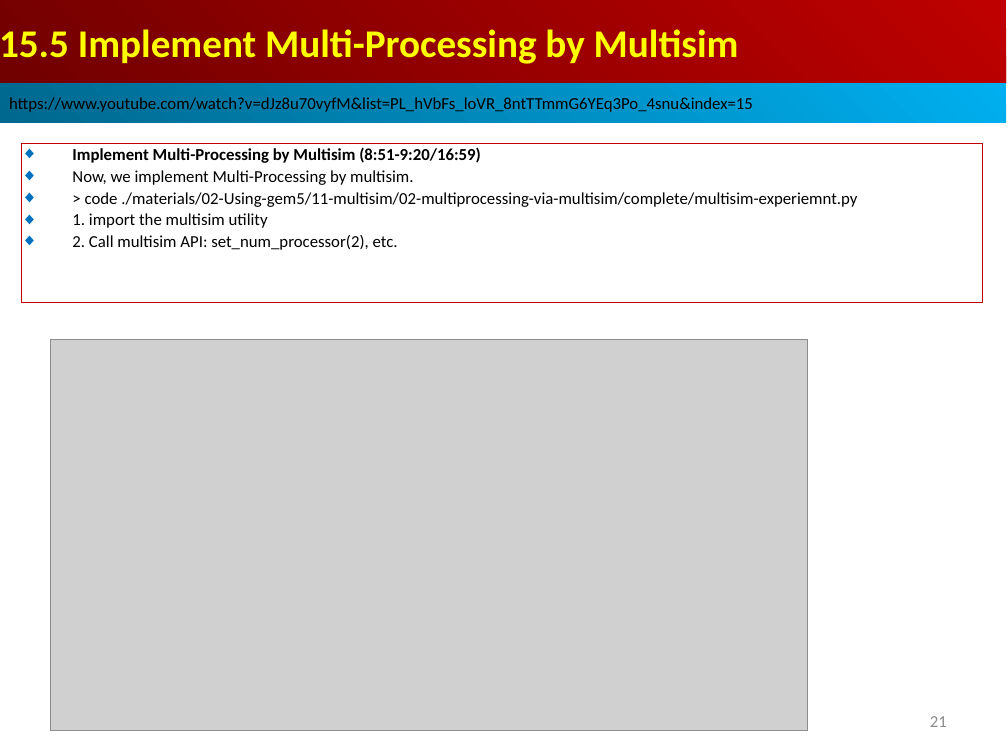
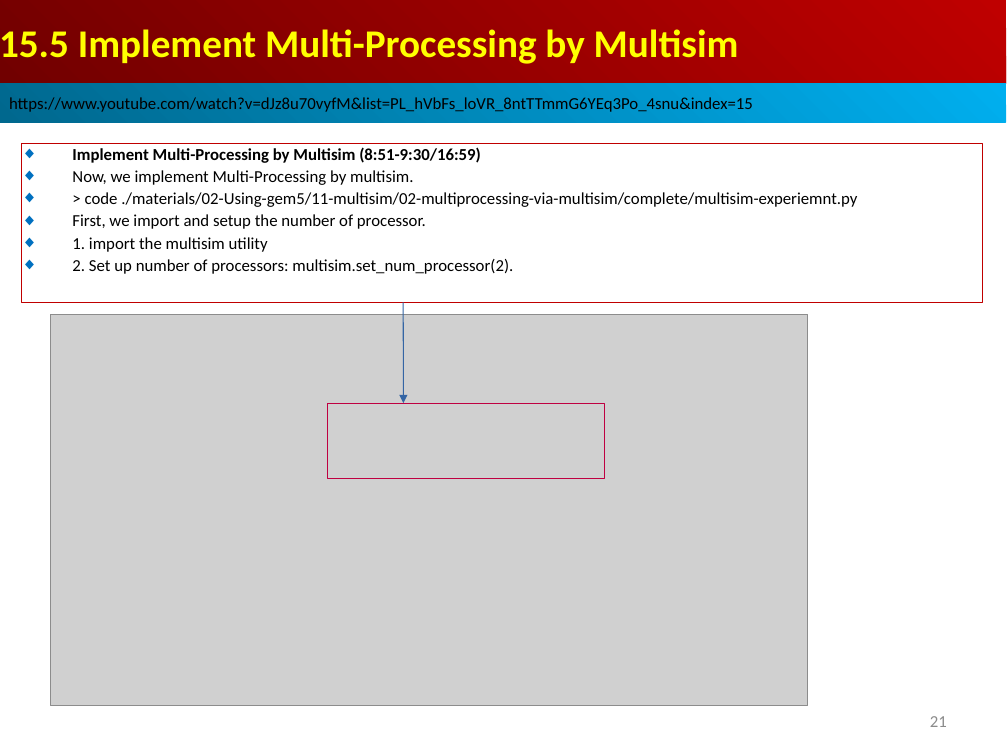
Before and after one commit to peterhchen/AIU_CS850_Gem5_McPAT, a slide deck: slide 21 of 050_Gem5/015.MultiSim/000_Video/015.MultiSim.ppt. Drawn at 1008x756 pixels with LibreOffice and Linux fonts; fonts in the diff are those of the drawing; grey boxes stand for pictures. Boxes give left, top, right and bottom in pixels: in the first picture for what was removed or moved away, otherwise in the second. Text is boxed around its words. In the diff, an @@ line names an element or a change of style, - is before the commit and + after.

```diff
--- a/050_Gem5/015.MultiSim/000_Video/015.MultiSim.ppt
+++ b/050_Gem5/015.MultiSim/000_Video/015.MultiSim.ppt
@@ text in rectangle at (72,147,481,163): text changed @@
-◆ Implement Multi-Processing by Multisim (8:51-9:20/16:59)
+◆ Implement Multi-Processing by Multisim (8:51-9:30/16:59)
@@ text in rectangle at (72,214,426,229): paragraph added @@
+◆ First, we import and setup the number of processor.
@@ text in rectangle at (72,259,513,274): text changed @@
-◆ 2. Call multisim API: set_num_processor(2), etc.
+◆ 2. Set up number of processors: multisim.set_num_processor(2).
@@ picture: place and size @@
-picture at (50,340,808,731)
+picture at (50,314,808,706)
@@ arrow added from (403, 302) to (403, 403), #3465A4 0.74 pt @@
@@ rectangle added at (328,403,605,479), outline #BF0041 0.74 pt @@
```
Also in this commit, not shown: 1 other slide changed, 2 slides added.
